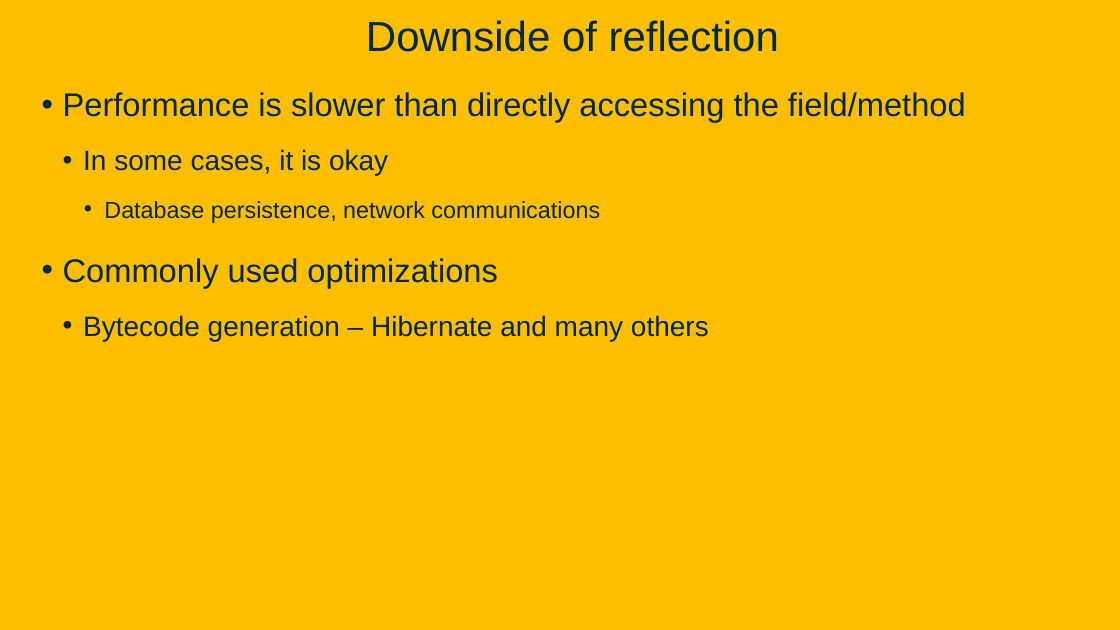
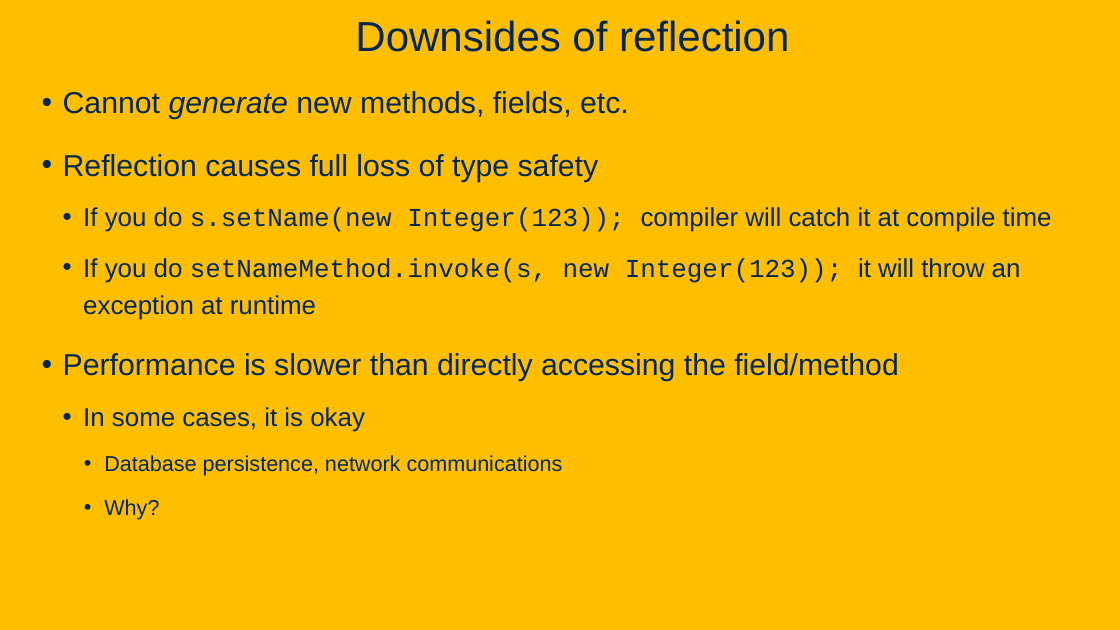
Before and after one commit to davsec-teaching/ECS160-Winter2025, a slide deck: slide 54 of slides/5_annotations_and_reflection.pptx (slide 47 before the commit). Drawn at 1120x630 pixels with LibreOffice and Linux fonts; fonts in the diff are those of the drawing; background and template pictures are left out. Boxes give left, top, right and bottom in pixels: in the first picture for what was removed or moved away, otherwise in the second. Text is boxed around its words. In the diff, an @@ line names an element or a change of style, - is before the commit and + after.

Commit message:
update annotations and reflection slides

```diff
--- a/slides/5_annotations_and_reflection.pptx
+++ b/slides/5_annotations_and_reflection.pptx
@@ title at [355,20,789,52]: text changed @@
-Downside of reflection
+Downsides of reflection
@@ text at [63,91,1052,320]: paragraphs added @@
+• Cannot generate new methods, fields, etc.
+• Reflection causes full loss of type safety
+  • If you do s.setName(new Integer(123)); compiler will catch it at compile time
+  • If you do setNameMethod.invoke(s, new Integer(123)); it will throw an exception at runtime
@@ text at [63,353,899,476]: size 28 to 25.9 pt in "Performance is slower than directly accessing the ..."; size 24 to 22.2 pt in "In some cases, it is okay"; size 20 to 18.5 pt in "Database persistence, network communications" @@
@@ text at [104,499,159,520]: text changed; size 24 to 18.5 pt @@
-• Commonly used optimizations
-  • Bytecode generation – Hibernate and many others
+    • Why?
```
Also in this commit, not shown: 3 other slides changed, 36 slides added, 2 slides removed.
